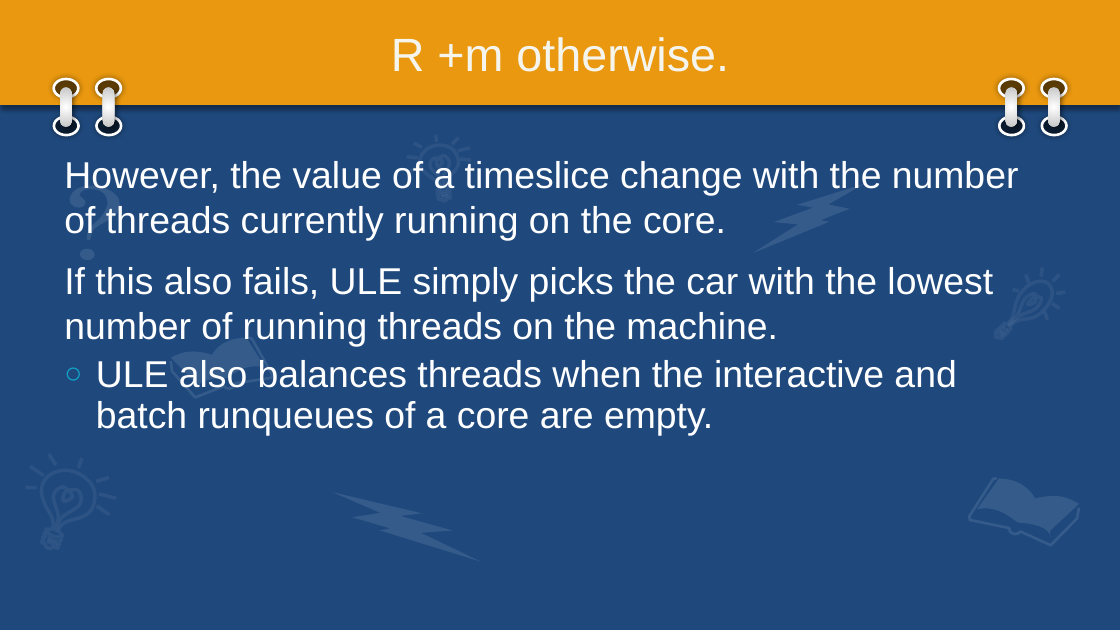
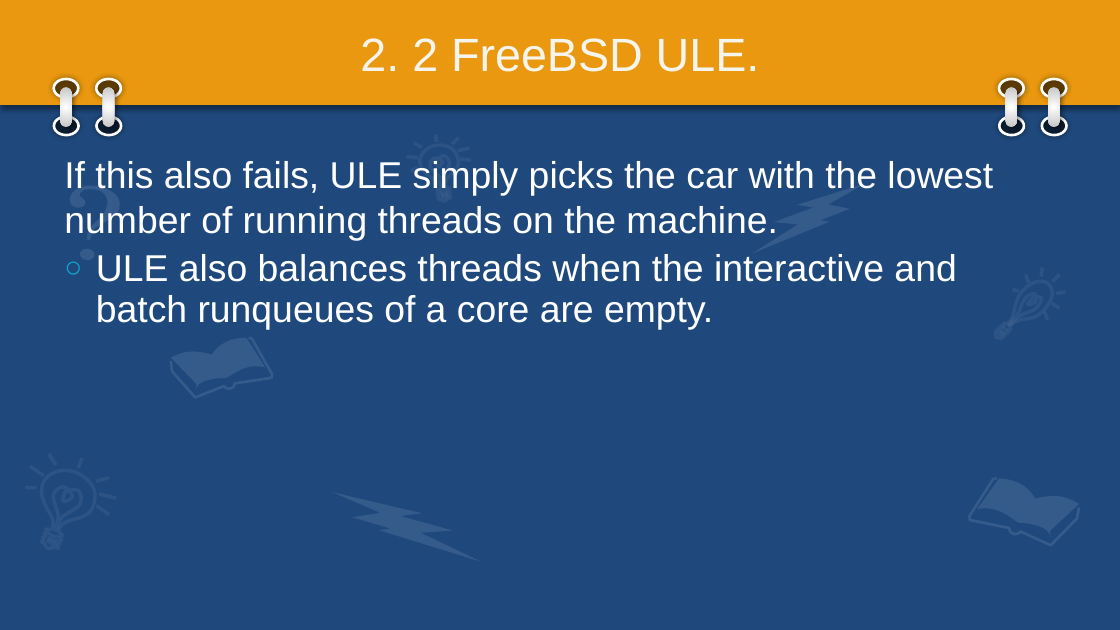
Before and after one commit to jongwonyang/paper-mate, a slide deck: slide 17 of The Battle of the Schedulers.pptx (slide 16 before the commit). Drawn at 1120x630 pixels with LibreOffice and Linux fonts; fonts in the diff are those of the drawing. Boxes give left, top, right and bottom in pixels: in the first picture for what was removed or moved away, otherwise in the second. Text is boxed around its words. In the diff, an @@ line names an element or a change of style, - is before the commit and + after.

```diff
--- a/The Battle of the Schedulers.pptx
+++ b/The Battle of the Schedulers.pptx
@@ title at box(360, 38, 760, 72): text changed @@
-R +m otherwise.
+2. 2 FreeBSD ULE.
@@ text at box(64, 161, 993, 330): text changed @@
-○ However, the value of a timeslice change with the number of threads currently running on the core.
-  If this also fails, ULE simply picks the car with the lowest number of running threads on the machine.
-  ULE also balances threads when the interactive and batch runqueues of a core are empty.
+○ If this also fails, ULE simply picks the car with the lowest number of running threads on the machine.
+  ULE also balances threads when the interactive and batch runqueues of a core are empty.
```
Also in this commit, not shown: 19 other slides changed, 19 slides added, 9 slides removed, 5 other files.
